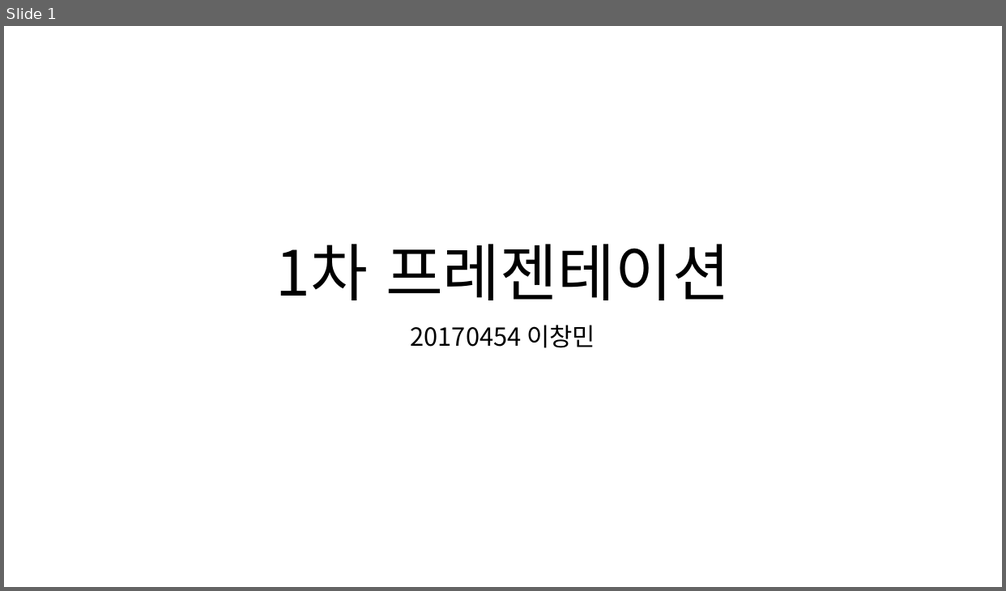
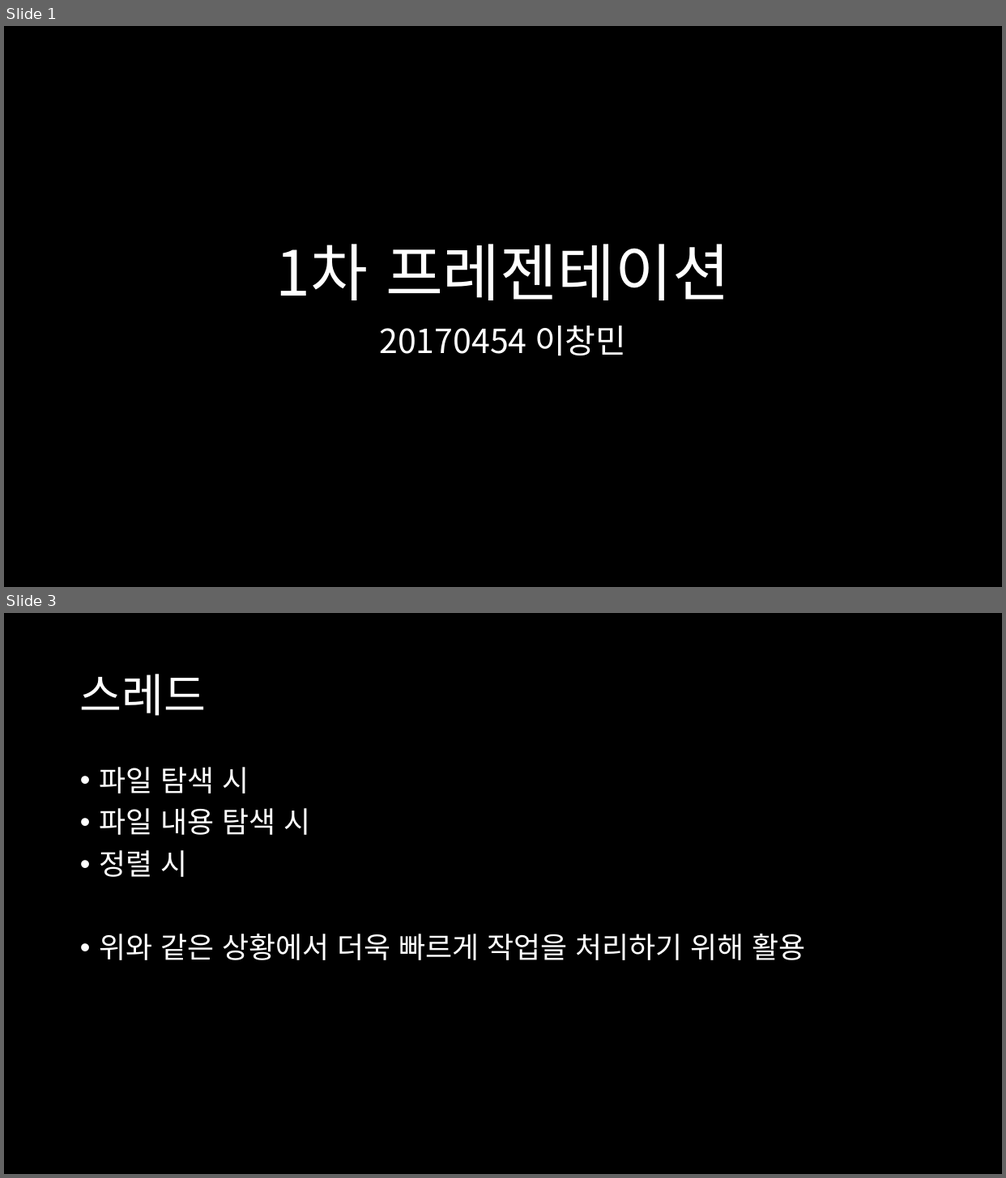
Before and after one commit to ChangminYi/SWProgramming_2, a slide deck: 1st_presentation_20170454.pptx. Shown one above the other, each under a label of ours: slide 1 before the commit, slides 1 and 3 after it; the slides between them are not shown. The pictures are 1006x591 and 1006x1178 pixels, drawn with LibreOffice and Linux fonts; fonts in the diff are those of the drawing. Boxes give left, top, right and bottom in pixels: in the first picture for what was removed or moved away, otherwise in the second. Text is boxed around its words. In the diff, an @@ line names an element or a change of style, - is before the commit and + after.

Commit message:
Design Change & Content Added

```diff
--- a/1st_presentation_20170454.pptx
+++ b/1st_presentation_20170454.pptx
@@ slide 3 added at (4,613,1002,1174), background #000000 @@
@@ title added at (80,674,206,716), 44 pt, text #FFFFFF @@
+스레드
@@ text added at (99,767,806,960), 28 pt, text #FFFFFF @@
+• 파일 탐색 시
+• 파일 내용 탐색 시
+• 정렬 시
+• 위와 같은 상황에서 더욱 빠르게 작업을 처리하기 위해 활용
@@ slide 1 changed as well @@
@@ background #FFFFFF to #000000 @@
@@ title "1차 프레젠테이션" at (276,244,730,301): text colour #000000 to #FFFFFF @@
@@ subtitle "20170454 이창민" at (379,326,626,356): size 24 to 32 pt, text colour #000000 to #FFFFFF @@
```
Also in this commit, not shown: 2 other slides changed, 1 other slide added.
